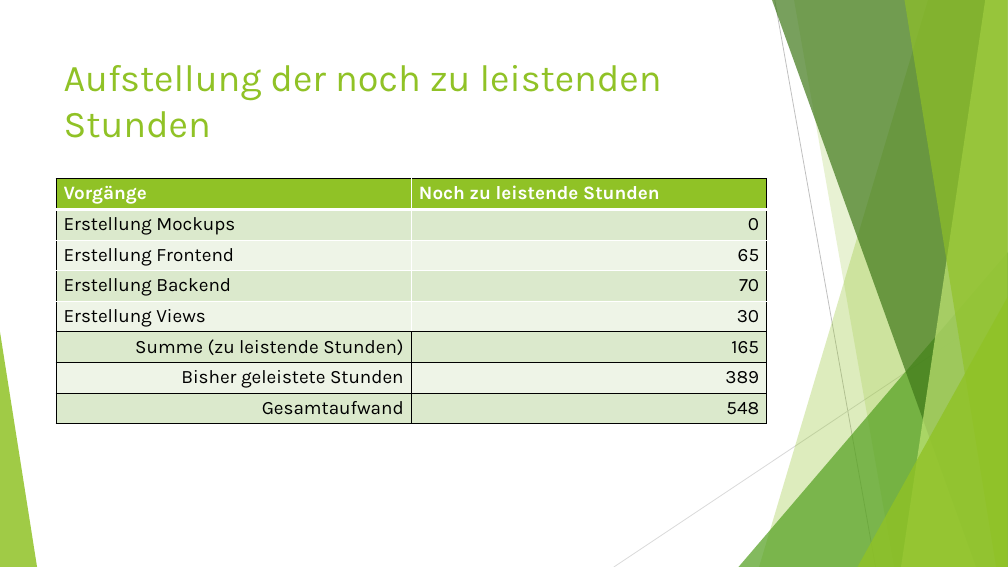
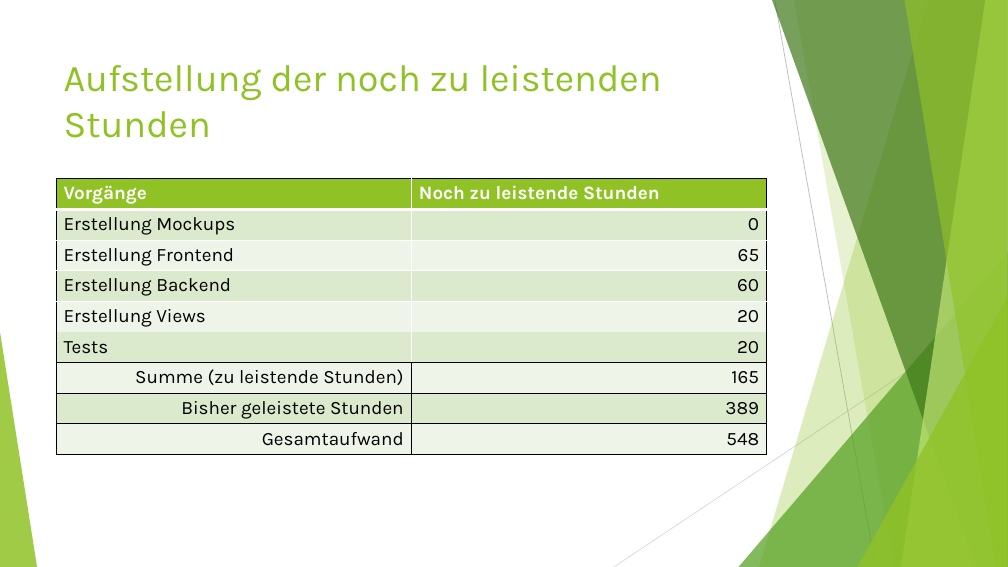
Before and after one commit to RBEGamer/Rent-a-Drahtesel, a slide deck: slide 6 of 7. Statusmeeting.pptx. Drawn at 1008x567 pixels with LibreOffice and Linux fonts; fonts in the diff are those of the drawing. Boxes give left, top, right and bottom in pixels: in the first picture for what was removed or moved away, otherwise in the second. Text is boxed around its words. In the diff, an @@ line names an element or a change of style, - is before the commit and + after.

Commit message:
added pptx

```diff
--- a/7. Statusmeeting.pptx
+++ b/7. Statusmeeting.pptx
@@ table at [56,178,767,454] @@
-row 4: Erstellung Backend | 70
-row 5: Erstellung Views | 30
+row 4: Erstellung Backend | 60
+row 5: Erstellung Views | 20
+row 6: Tests | 20
```
Also in this commit, not shown: 1 other file.
